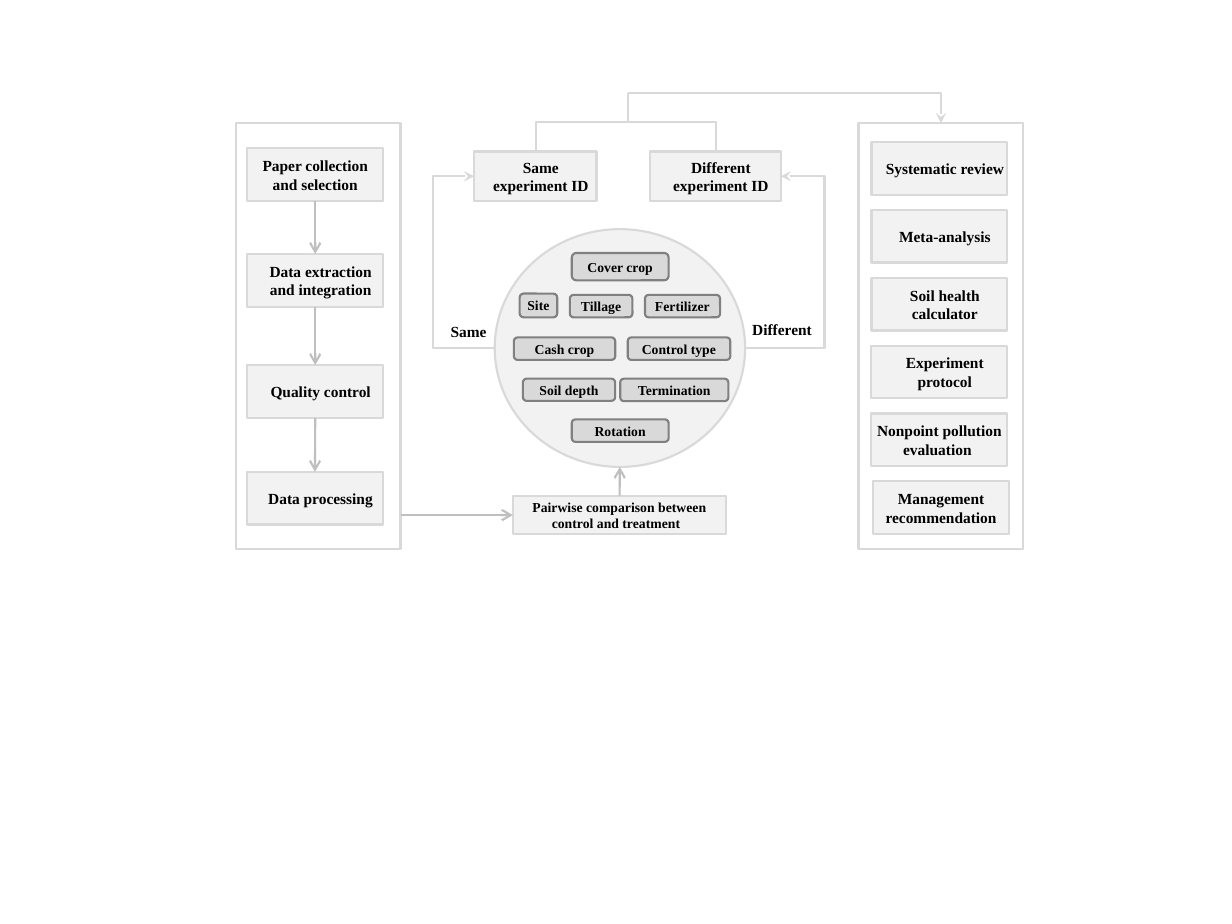
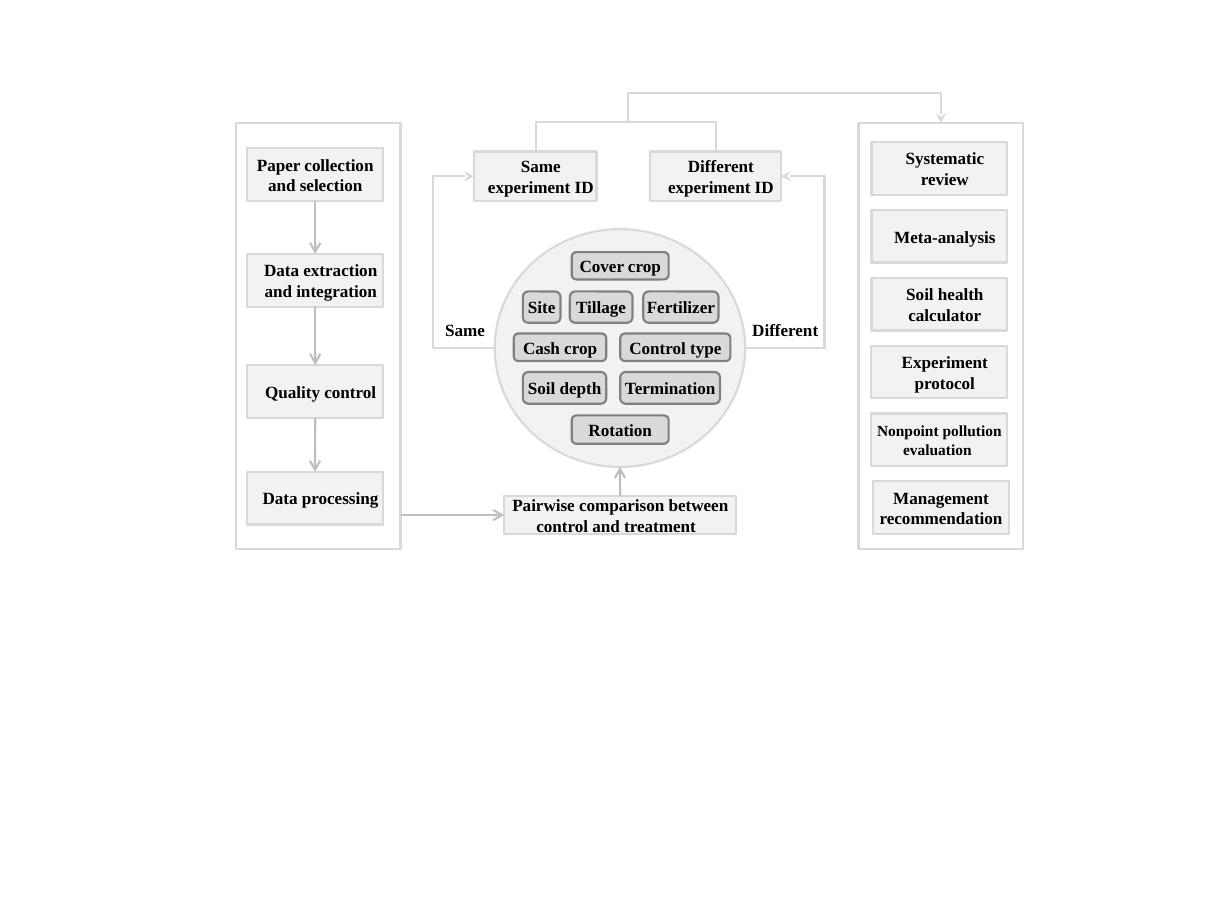
Before and after one commit to jinshijian/SoilHealthDB, a slide deck: slide 1 of outputs/Figure 2-3 SamplingDepth.pptx. Drawn at 1232x924 pixels with LibreOffice and Linux fonts; fonts in the diff are those of the drawing. Boxes give left, top, right and bottom in pixels: in the first picture for what was removed or moved away, otherwise in the second. Text is boxed around its words. In the diff, an @@ line names an element or a change of style, - is before the commit and + after.

```diff
--- a/outputs/Figure 2-3 SamplingDepth.pptx
+++ b/outputs/Figure 2-3 SamplingDepth.pptx
@@ rounded rectangle "Site": place and size @@
-rounded rectangle "Site" at [520, 293, 557, 317]
+rounded rectangle "Site" at [522, 292, 559, 323]
@@ rounded rectangle "Tillage": place and size @@
-rounded rectangle "Tillage" at [570, 294, 633, 317]
+rounded rectangle "Tillage" at [570, 292, 633, 323]
@@ rounded rectangle "Fertilizer": place and size @@
-rounded rectangle "Fertilizer" at [644, 294, 719, 317]
+rounded rectangle "Fertilizer" at [643, 292, 718, 323]
@@ size 9 to 10 pt in 13 elements at [871, 142, 1007, 195], [871, 209, 1007, 262], [871, 277, 1007, 330], [871, 346, 1007, 399], [248, 148, 383, 201], [248, 365, 383, 418], [248, 254, 383, 307], [248, 472, 383, 525], [474, 152, 596, 201], [650, 152, 781, 201], [873, 482, 1009, 535], [445, 324, 485, 336], [752, 324, 818, 336] @@
@@ rounded rectangle "Cash crop": place and size @@
-rounded rectangle "Cash crop" at [514, 338, 615, 360]
+rounded rectangle "Cash crop" at [514, 334, 606, 361]
@@ rounded rectangle "Control type": place and size @@
-rounded rectangle "Control type" at [628, 338, 731, 360]
+rounded rectangle "Control type" at [620, 334, 729, 361]
@@ size 8 to 10 pt in 10 elements at [572, 253, 669, 280], [572, 415, 669, 444], [504, 495, 736, 533], [643, 292, 718, 323], [570, 292, 633, 323], [620, 334, 729, 361], [522, 292, 559, 323], [514, 334, 606, 361], [620, 372, 719, 404], [522, 372, 606, 404] @@
@@ rounded rectangle "Soil depth": place and size @@
-rounded rectangle "Soil depth" at [522, 378, 615, 400]
+rounded rectangle "Soil depth" at [522, 372, 606, 404]
@@ rounded rectangle "Termination": place and size @@
-rounded rectangle "Termination" at [620, 378, 728, 400]
+rounded rectangle "Termination" at [620, 372, 719, 404]
@@ rounded rectangle "Rotation": place and size @@
-rounded rectangle "Rotation" at [572, 419, 669, 441]
+rounded rectangle "Rotation" at [572, 415, 669, 444]
@@ rectangle "Pairwise comparison between control and ...": place and size @@
-rectangle "Pairwise comparison between control and ..." at [513, 495, 726, 533]
+rectangle "Pairwise comparison between control and ..." at [504, 495, 736, 533]
@@ arrow moved from (400, 515) - (513, 515) to (400, 515) - (504, 515) @@
```
Also in this commit, not shown: 23 other files.
